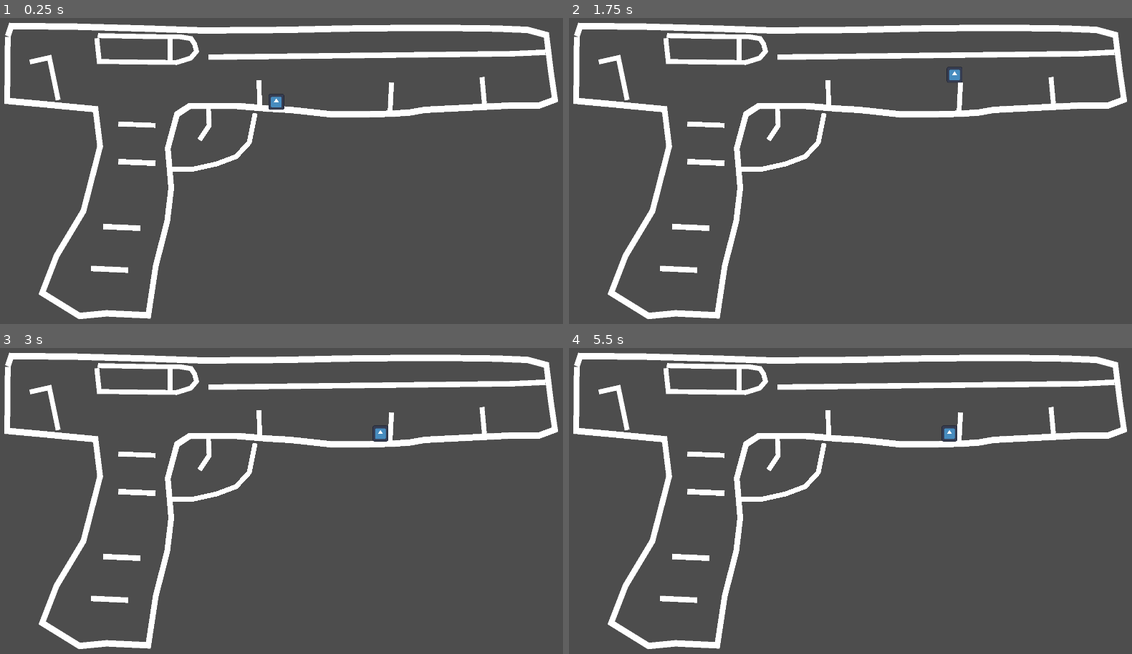
Above: before the commit, frames 1-4 (two rows, left to right).
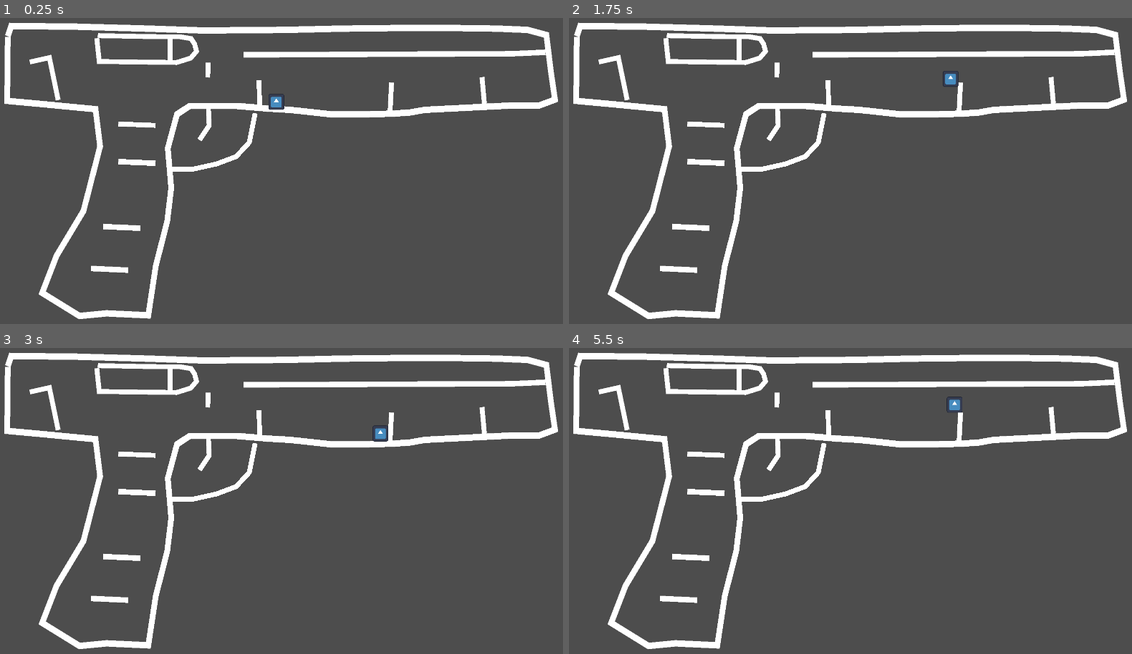
Above: after the commit, the same moments.

Repository: simenhs/piratsyltetoey
Game: Godot game, scene res://scenes/level1/level1.tscn
The game is run twice, just before and just after one commit, with the same random seed, the same clock (stepped at 60 frames per second) and the same inputs. The engine's default icon, where the game draws it, is replaced by a stand-in: a white triangle on a blue panel in a dark square.
Inputs:
- Up to frame 1 (0.25 s): no input
- Up to frame 2 (1.75 s): tap Enter at 0.5 s; hold D (right) from 0.53 s (still down); tap Space (jump) at 0.6, 0.77, 1.07, 1.52, 1.55 s; tap Shift (dash) at 1.35 s
- Up to frame 3 (3 s): tap Space (jump) at 1.82, 2.1 s; release D (right) at 2.03 s; hold A (left) 2.03-2.78 s; hold D (right) from 2.78 s (still down); tap Shift (dash) at 2.85 s
- Up to frame 4 (5.5 s): tap Space (jump) at 3.02, 3.05, 3.32, 3.6, 3.77, 4.07, 4.52, 4.55, 4.82, 5.1 s; release D (right) at 4.28 s; hold A (left) 4.28-5.03 s; tap Shift (dash) at 4.35 s; hold D (right) from 5.03 s (still down)

The runs differ from the first frame. In frame 1, 0.6% of the frame differs, in the area x 36-91%, y 10-20%; in frame 2, 0.7%; in frame 3, 0.6%; in frame 4, 0.8%, in the area x 36-91%, y 10-31%.

Commit message:
added a small jump boost while bouncing up and down

Diff:
--- a/godot/project.godot
+++ b/godot/project.godot
@@ -25,18 +25,25 @@
 jump={
 "deadzone": 0.5,
 "events": [Object(InputEventKey,"resource_local_to_scene":false,"resource_name":"","device":-1,"window_id":0,"alt_press …(191 unchanged characters)…
+, Object(InputEventJoypadButton,"resource_local_to_scene":false,"resource_name":"","device":-1,"button_index":2,"pressure":0.0,"pressed":true,"script":null)
+, Object(InputEventJoypadButton,"resource_local_to_scene":false,"resource_name":"","device":-1,"button_index":0,"pressure":0.0,"pressed":true,"script":null)
+, Object(InputEventJoypadButton,"resource_local_to_scene":false,"resource_name":"","device":-1,"button_index":1,"pressure":0.0,"pressed":true,"script":null)
 ]
 }
 left={
 "deadzone": 0.5,
 "events": [Object(InputEventKey,"resource_local_to_scene":false,"resource_name":"","device":-1,"window_id":0,"alt_press …(191 unchanged characters)…
 , Object(InputEventKey,"resource_local_to_scene":false,"resource_name":"","device":-1,"window_id":0,"alt_pressed":false …(186 unchanged characters)…
+, Object(InputEventJoypadMotion,"resource_local_to_scene":false,"resource_name":"","device":-1,"axis":2,"axis_value":-1.0,"script":null)
+, Object(InputEventJoypadMotion,"resource_local_to_scene":false,"resource_name":"","device":-1,"axis":0,"axis_value":-1.0,"script":null)
 ]
 }
 right={
 "deadzone": 0.5,
 "events": [Object(InputEventKey,"resource_local_to_scene":false,"resource_name":"","device":-1,"window_id":0,"alt_press …(192 unchanged characters)…
 , Object(InputEventKey,"resource_local_to_scene":false,"resource_name":"","device":-1,"window_id":0,"alt_pressed":false …(186 unchanged characters)…
+, Object(InputEventJoypadMotion,"resource_local_to_scene":false,"resource_name":"","device":-1,"axis":0,"axis_value":1.0,"script":null)
+, Object(InputEventJoypadMotion,"resource_local_to_scene":false,"resource_name":"","device":-1,"axis":2,"axis_value":1.0,"script":null)
 ]
 }
 down={
@@ -44,11 +51,16 @@
 "events": [Object(InputEventKey,"resource_local_to_scene":false,"resource_name":"","device":-1,"window_id":0,"alt_press …(195 unchanged characters)…
 , Object(InputEventKey,"resource_local_to_scene":false,"resource_name":"","device":-1,"window_id":0,"alt_pressed":false …(183 unchanged characters)…
 , Object(InputEventKey,"resource_local_to_scene":false,"resource_name":"","device":-1,"window_id":0,"alt_pressed":false …(186 unchanged characters)…
+, Object(InputEventJoypadMotion,"resource_local_to_scene":false,"resource_name":"","device":-1,"axis":1,"axis_value":1.0,"script":null)
 ]
 }
 dash={
 "deadzone": 0.5,
 "events": [Object(InputEventKey,"resource_local_to_scene":false,"resource_name":"","device":-1,"window_id":0,"alt_press …(195 unchanged characters)…
+, Object(InputEventJoypadButton,"resource_local_to_scene":false,"resource_name":"","device":-1,"button_index":9,"pressure":0.0,"pressed":true,"script":null)
+, Object(InputEventJoypadMotion,"resource_local_to_scene":false,"resource_name":"","device":-1,"axis":4,"axis_value":1.0,"script":null)
+, Object(InputEventJoypadButton,"resource_local_to_scene":false,"resource_name":"","device":-1,"button_index":10,"pressure":0.0,"pressed":true,"script":null)
+, Object(InputEventJoypadMotion,"resource_local_to_scene":false,"resource_name":"","device":-1,"axis":5,"axis_value":1.0,"script":null)
 ]
 }
 
--- a/godot/scenes/level1/level1.tscn
+++ b/godot/scenes/level1/level1.tscn
@@ -6,6 +6,7 @@
 [node name="Level1" type="Node"]
 
 [node name="World" parent="." instance=ExtResource("1_cwunv")]
+scale = Vector2(1.64, 1.64)
 
 [node name="Player" parent="." instance=ExtResource("2_qf4gi")]
 position = Vector2(927, 309)
--- a/godot/scenes/level1/player/player.gd
+++ b/godot/scenes/level1/player/player.gd
@@ -9,6 +9,7 @@
 
 var dash_on_cooldown :bool = false
 var facing_left : bool = false
+var bounce_count : int = 0
 
 
 @onready var coyote_timer: Timer = %CoyoteTimer
@@ -19,11 +20,26 @@
 
 	if is_on_floor():
 		coyote_timer.start() # starts timer that allows the player to jump a short period after running of platform
-	else :
-		if Input.is_action_just_pressed("jump"):
-			jump_buffer_timer.start()
-	if Input.is_action_just_pressed("jump") or not jump_buffer_timer.is_stopped():
-		_jump(delta)
+
+	if not jump_buffer_timer.is_stopped() :
+		if is_on_wall():
+			wall_jump(delta)
+
+		if is_on_floor():
+			_bounce_jump(delta)
+
+
+	if Input.is_action_just_pressed("jump"):
+		if is_on_wall():
+			wall_jump(delta)
+
+		else:
+			if not coyote_timer.is_stopped():
+				_jump(delta)
+
+			else :
+				jump_buffer_timer.start()
+
 
 	_fall_down(delta)
 
@@ -34,14 +50,21 @@
 
 
 func _jump(delta : float):
-	if not coyote_timer.is_stopped():
-		velocity.y = JUMP_VELOCITY
-		coyote_timer.stop()
+	velocity.y = JUMP_VELOCITY
+	coyote_timer.stop()
+	bounce_count = 0
 
 
-	if is_on_wall():
+func _bounce_jump(delat : float):
+	print(velocity.y)
+	velocity.y = JUMP_VELOCITY + JUMP_VELOCITY*0.1 *bounce_count
+	bounce_count += 1
+	coyote_timer.stop()
+
+func wall_jump(delta:float):
 		velocity.y = JUMP_VELOCITY
 		velocity.x = -Input.get_axis("left", "right")
+		coyote_timer.stop()
 
 func _fall_down(delta : float):
 	if not is_on_floor():
--- a/godot/scenes/level1/player/player.tscn
+++ b/godot/scenes/level1/player/player.tscn
@@ -24,5 +24,5 @@
 
 [node name="JumpBufferTimer" type="Timer" parent="."]
 unique_name_in_owner = true
-wait_time = 0.1
+wait_time = 0.25
 one_shot = true
--- a/godot/scenes/level1/world/world.tscn
+++ b/godot/scenes/level1/world/world.tscn
@@ -1,13 +1,16 @@
-[gd_scene load_steps=4 format=3 uid="uid://dmnhro72jpck8"]
+[gd_scene load_steps=5 format=3 uid="uid://dmnhro72jpck8"]
 
 [sub_resource type="RectangleShape2D" id="RectangleShape2D_d8jr0"]
-size = Vector2(694.5, 14)
+size = Vector2(624.049, 14)
 
 [sub_resource type="RectangleShape2D" id="RectangleShape2D_q6j26"]
 size = Vector2(13, 54)
 
 [sub_resource type="RectangleShape2D" id="RectangleShape2D_v0vsu"]
 size = Vector2(76, 10)
+
+[sub_resource type="RectangleShape2D" id="RectangleShape2D_p0bxc"]
+size = Vector2(12.1951, 32.9268)
 
 [node name="World" type="StaticBody2D"]
 scale = Vector2(1.64, 1.64)
@@ -47,7 +50,7 @@
 [node name="Line2D8" type="Line2D" parent="Drawing"]
 position = Vector2(-53, 263)
 scale = Vector2(1, 1.13044)
-points = PackedVector2Array(1174, -155.692, 1106, -153.038, 484, -146.846)
+points = PackedVector2Array(1174, -155.692, 1106, -153.038, 555.561, -151.053)
 
 [node name="Line2D9" type="Line2D" parent="Drawing"]
 points = PackedVector2Array(991, 138, 996, 194)
@@ -67,17 +70,20 @@
 [node name="Line2D14" type="Line2D" parent="Drawing"]
 points = PackedVector2Array(806, 149, 803, 207)
 
+[node name="Line2D15" type="Line2D" parent="Drawing"]
+points = PackedVector2Array(430.61, 108.098, 430, 138.585)
+
 [node name="CollisionPolygon2D" type="CollisionPolygon2D" parent="."]
-polygon = PackedVector2Array(1132, 183, 736, 208, 393, 196, 352, 245, 345, 444, 303, 619, 166, 622, 88, 578, 81, 718, 1181, 709)
+polygon = PackedVector2Array(1132, 183, 736, 208, 393, 196, 365.244, 209.756, 352, 245, 345, 444, 303, 619, 166, 622, 88, 578, 81, 718, 1181, 709)
 
 [node name="CollisionPolygon2D2" type="CollisionPolygon2D" parent="."]
-polygon = PackedVector2Array(1121, 50, 1132, 171, 1117, 211, 1367, 241, 1318, -184, -96, -115, -52, 656, 97, 663, 96, 578, 126, 483, 200, 296, 195, 200, 18, 184, 22, 24, 1098, 37)
+polygon = PackedVector2Array(1121, 50, 1132, 171, 1117, 211, 1367, 241, 1318, -184, -96, -115, -52, 656, 97, 663, 96, 578, 126, 483, 169.512, 411.585, 200, 296, 195, 200, 18, 184, 22, 24, 1098, 37)
 
 [node name="CollisionPolygon2D3" type="CollisionPolygon2D" parent="."]
 polygon = PackedVector2Array(199, 46, 203, 99, 349, 106, 391, 95, 403, 70, 384, 49)
 
 [node name="CollisionShape2D" type="CollisionShape2D" parent="."]
-position = Vector2(773.75, 90)
+position = Vector2(808.976, 90)
 shape = SubResource("RectangleShape2D_d8jr0")
 
 [node name="CollisionShape2D2" type="CollisionShape2D" parent="."]
@@ -108,6 +114,10 @@
 position = Vector2(224, 530)
 shape = SubResource("RectangleShape2D_v0vsu")
 
+[node name="CollisionShape2D9" type="CollisionShape2D" parent="."]
+position = Vector2(426.22, 121.341)
+shape = SubResource("RectangleShape2D_p0bxc")
+
 [node name="CollisionPolygon2D4" type="CollisionPolygon2D" parent="."]
 position = Vector2(224, 530)
 polygon = PackedVector2Array(-164, -432, -162, -420, -128, -427, -109, -340, -97, -339, -119, -442)
